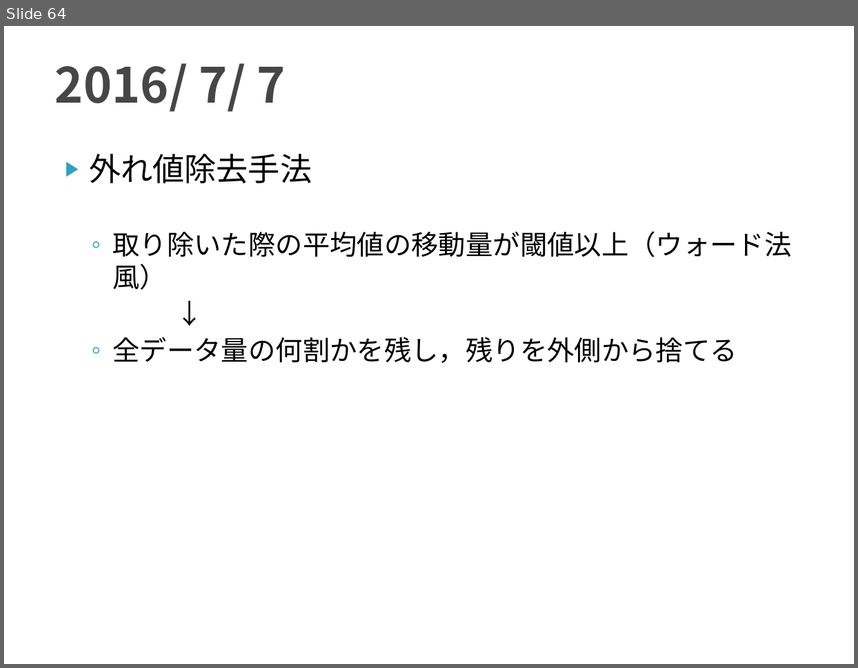
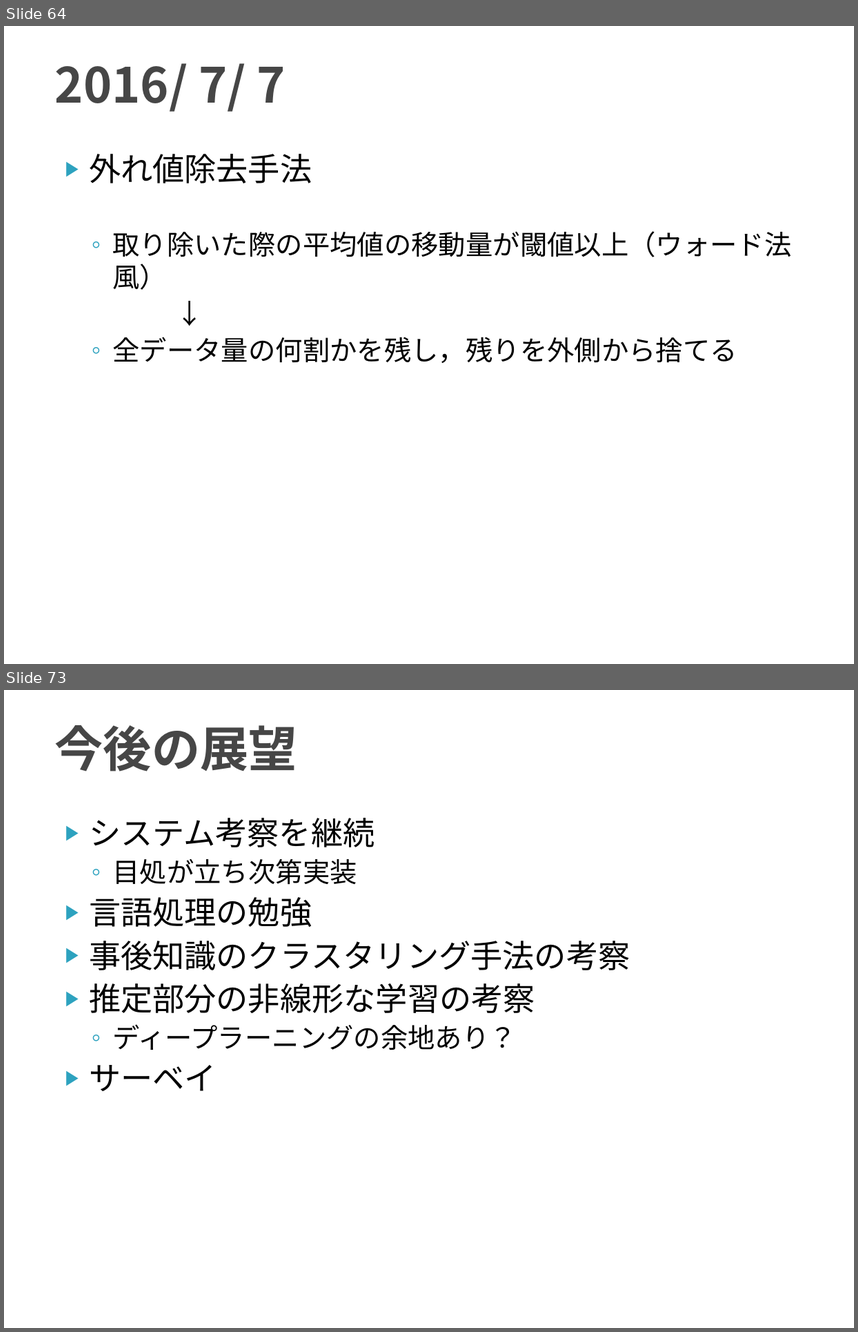
Before and after one commit to TetsuyaKomota/GitforEclipseTest, a slide deck: IntentionLearning_v2/slide/discussion2016.pptx. Shown one above the other, each under a label of ours: slide 64 before the commit, slides 64 and 73 after it; the slides between them are not shown. The pictures are 858x668 and 858x1332 pixels, drawn with LibreOffice and Linux fonts; fonts in the diff are those of the drawing. Boxes give left, top, right and bottom in pixels: in the first picture for what was removed or moved away, otherwise in the second. Text is boxed around its words. In the diff, an @@ line names an element or a change of style, - is before the commit and + after.

```diff
--- a/IntentionLearning_v2/slide/discussion2016.pptx
+++ b/IntentionLearning_v2/slide/discussion2016.pptx
@@ slide 73 added at <box>4,690,854,1328</box>, background #FFFFFF @@
@@ title added at <box>55,725,297,771</box>, 41 pt, text #464646, bold @@
+今後の展望
@@ text added at <box>89,818,631,1091</box>, 27 pt, text #000000 @@
+▶ システム考察を継続
+  ◦ 目処が立ち次第実装
+▶ 言語処理の勉強
+▶ 事後知識のクラスタリング手法の考察
+▶ 推定部分の非線形な学習の考察
+  ◦ ディープラーニングの余地あり？
+▶ サーベイ
```
Also in this commit, not shown: 6 other slides added, 6 other files.
